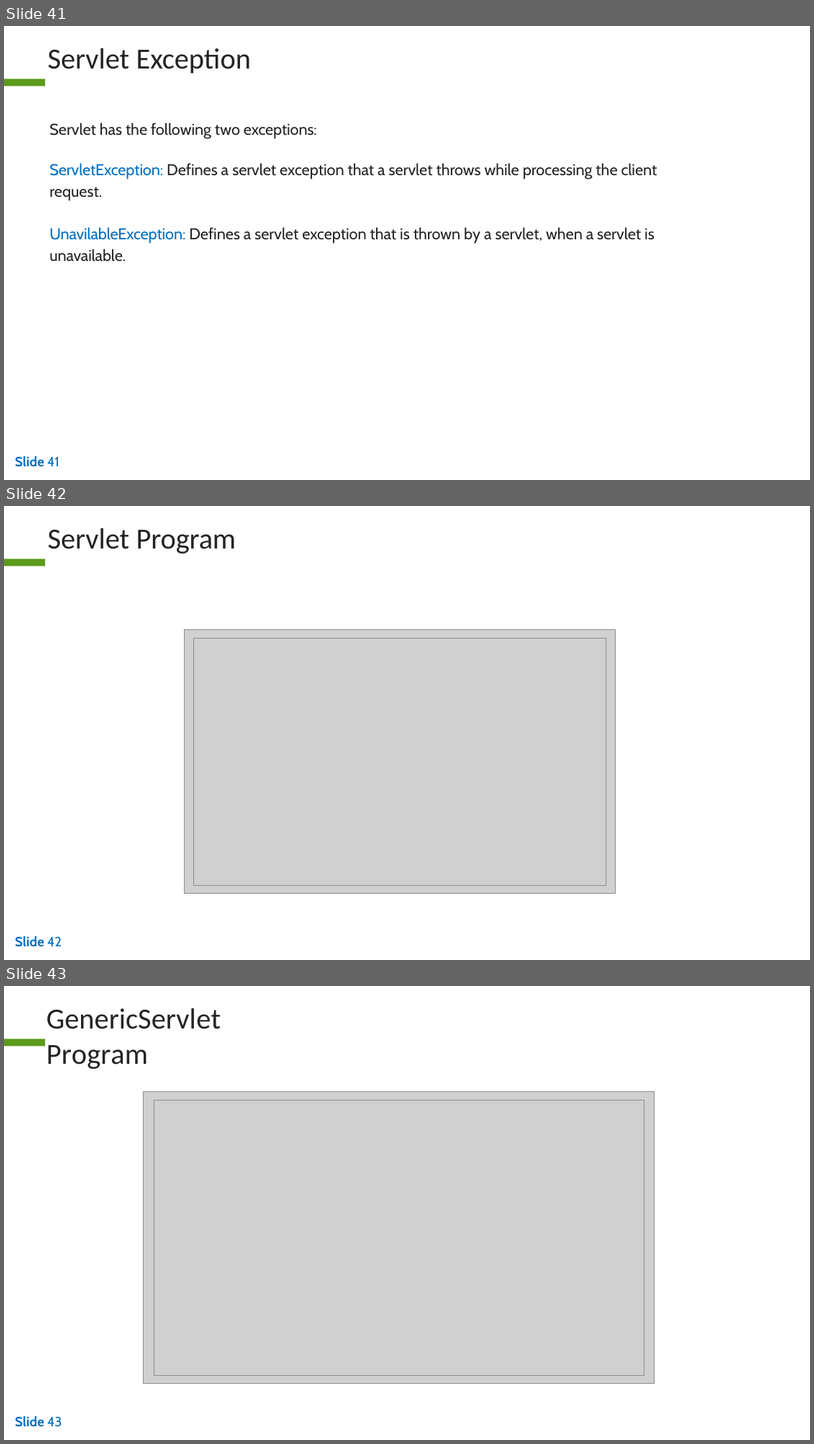
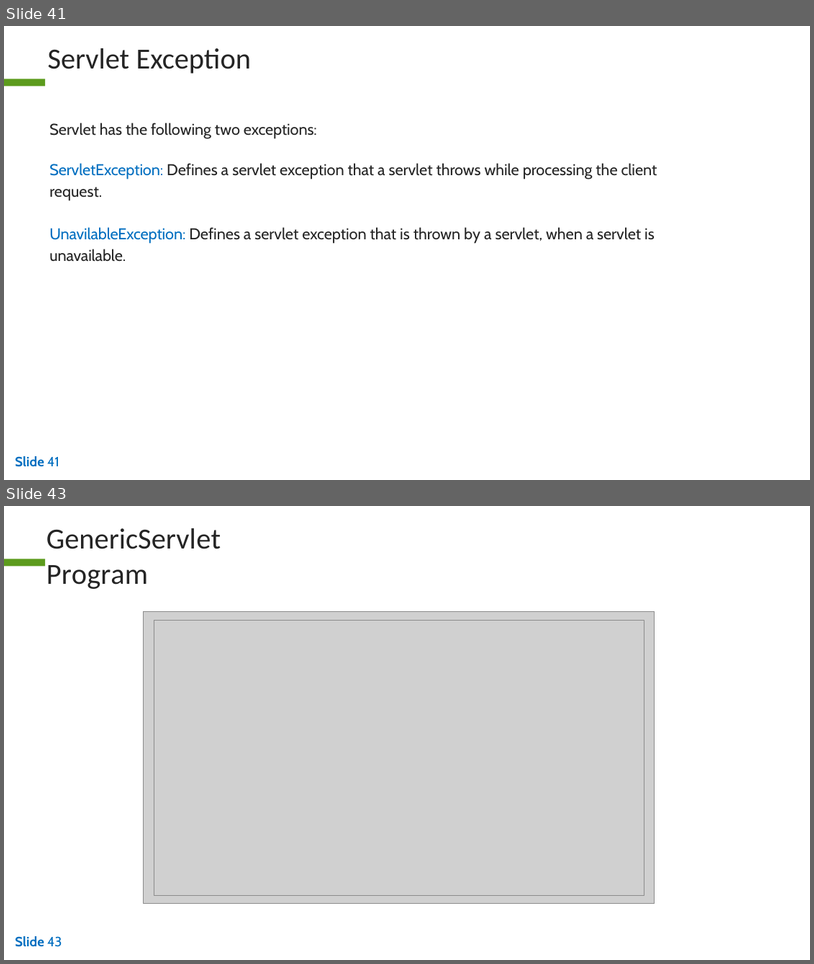
Before and after one commit to rajkabee/documents, a slide deck: java/ppts/Module 08 Servlets.pptx. Shown one above the other, each under a label of ours: slides 41, 42 and 43 before the commit, slides 41 and 43 after it; the slides between them are not shown. The pictures are 814x1444 and 814x964 pixels, drawn with LibreOffice and Linux fonts; fonts in the diff are those of the drawing; grey boxes stand for pictures; background and template pictures are left out. Boxes give left, top, right and bottom in pixels: in the first picture for what was removed or moved away, otherwise in the second. Text is boxed around its words. In the diff, an @@ line names an element or a change of style, - is before the commit and + after.

```diff
--- a/java/ppts/Module 08 Servlets.pptx
+++ b/java/ppts/Module 08 Servlets.pptx
@@ slide 42 removed at [4,506,810,960], background #FFFFFF; not listed: 1 template element that a slide beside it also shows @@
@@ freeform shape removed at [643,525,804,555] @@
@@ freeform shape removed at [643,525,804,555] @@
@@ title removed at [48,528,237,554] @@
-Servlet Program
@@ picture removed at [184,629,615,893] @@
@@ picture removed at [194,638,607,886] @@
@@ text removed at [15,936,62,947] @@
-Slide 42
```
Also in this commit, not shown: 1 slide added, 51 other files.
